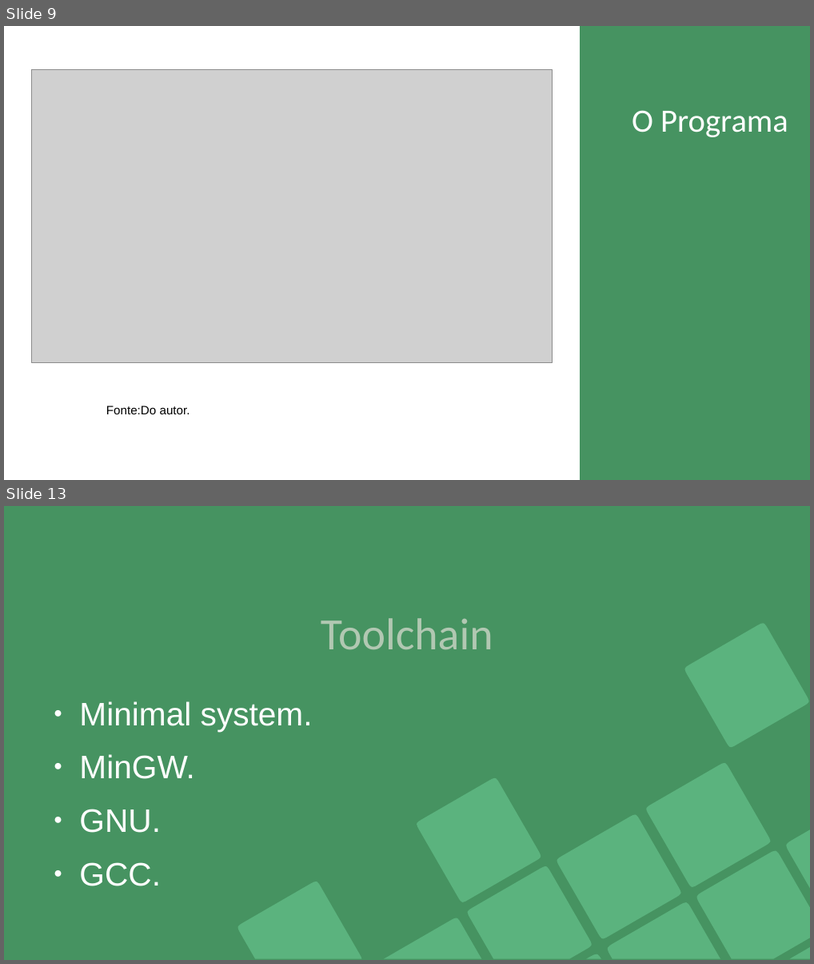
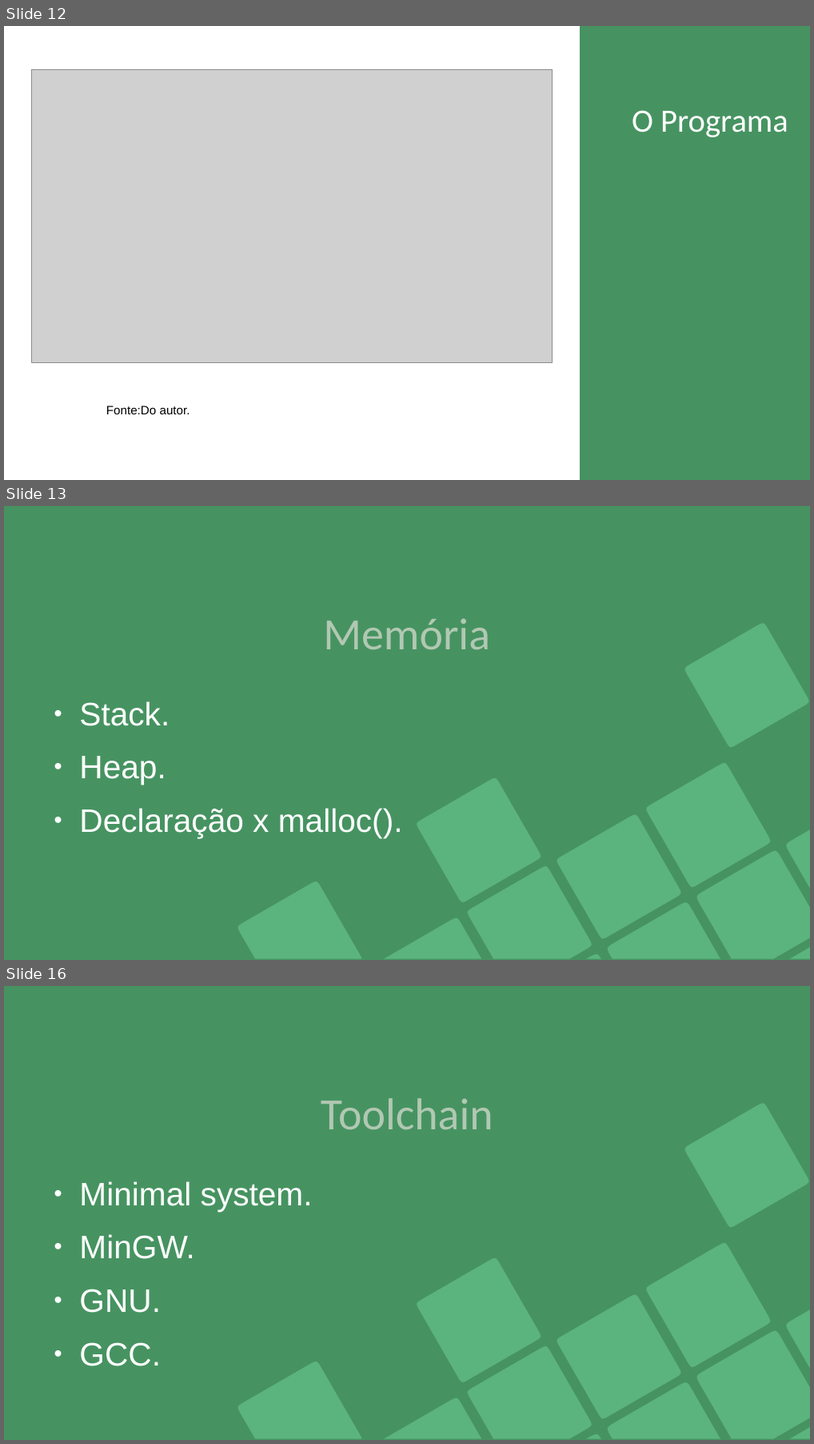
Before and after one commit to Joao-Peterson/Workshop_C, a slide deck: material_visual/Workshop_C_intermediario.odp. Shown one above the other, each under a label of ours: slides 9 and 13 before the commit, slides 12, 13 and 16 after it; the slides between them are not shown. The pictures are 814x964 and 814x1444 pixels, drawn with LibreOffice and Linux fonts; fonts in the diff are those of the drawing; grey boxes stand for pictures. Boxes give left, top, right and bottom in pixels: in the first picture for what was removed or moved away, otherwise in the second. Text is boxed around its words. In the diff, an @@ line names an element or a change of style, - is before the commit and + after.

```diff
--- a/material_visual/Workshop_C_intermediario.odp
+++ b/material_visual/Workshop_C_intermediario.odp
@@ slide 13 added at bbox=[4, 506, 810, 960], background #469361; not listed: 12 template elements that a slide beside it also shows @@
@@ title added at bbox=[323, 618, 490, 649], 44 pt, text #B1C8B2 @@
+Memória
@@ text added at bbox=[79, 701, 403, 838], 32 pt, text #FFFFFF @@
+● Stack.
+● Heap.
+● Declaração x malloc().
@@ what was slide 9 is now slide 12 @@
@@ what was slide 13 is now slide 16 @@
```
Also in this commit, not shown: 4 slides changed, 3 other slides added, 2 other files.
